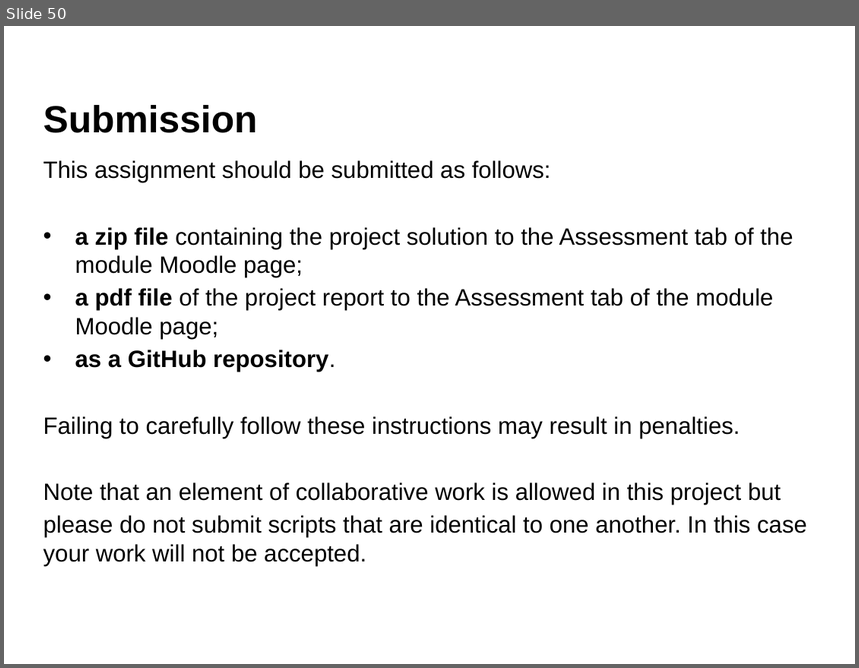
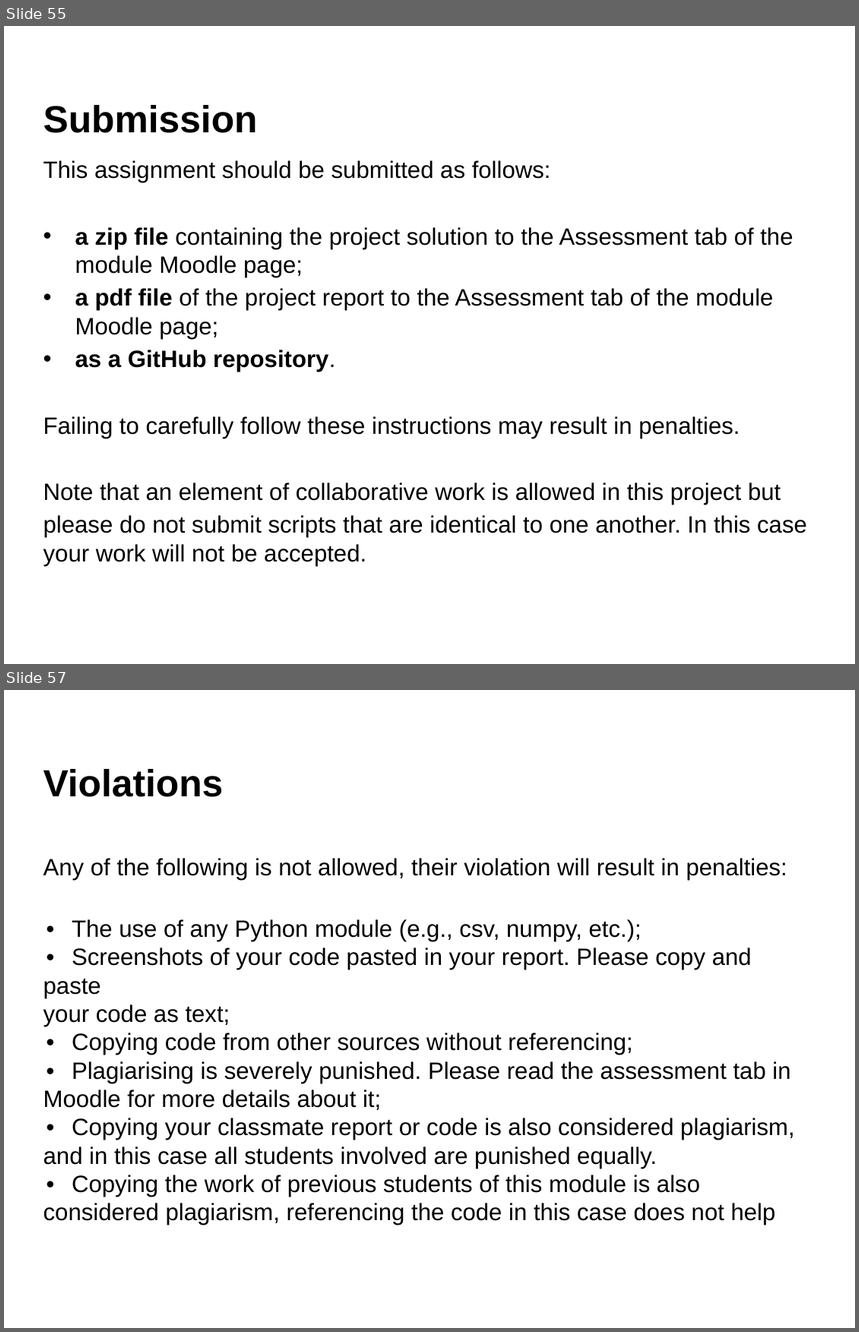
Before and after one commit to aldolipani/CEGE0096, a slide deck: 05 - Week/5 - Geometry with Python.pptx. Shown one above the other, each under a label of ours: slide 50 before the commit, slides 55 and 57 after it; the slides between them are not shown. The pictures are 859x668 and 859x1332 pixels, drawn with LibreOffice and Linux fonts; fonts in the diff are those of the drawing; background and template pictures are left out. Boxes give left, top, right and bottom in pixels: in the first picture for what was removed or moved away, otherwise in the second. Text is boxed around its words. In the diff, an @@ line names an element or a change of style, - is before the commit and + after.

```diff
--- a/05 - Week/5 - Geometry with Python.pptx
+++ b/05 - Week/5 - Geometry with Python.pptx
@@ slide 57 added at (4, 690, 855, 1328), background #FFFFFF @@
@@ title added at (44, 769, 224, 797), 32 pt, text #000000, bold @@
+Violations
@@ text added at (44, 858, 795, 1226), 20 pt, text #000000 @@
+Any of the following is not allowed, their violation will result in penalties:
+• The use of any Python module (e.g., csv, numpy, etc.);
+• Screenshots of your code pasted in your report. Please copy and paste
+your code as text;
+• Copying code from other sources without referencing;
+• Plagiarising is severely punished. Please read the assessment tab in Moodle for more details about it;
+• Copying your classmate report or code is also considered plagiarism, and in this case all students involved are punished equally.
+• Copying the work of previous students of this module is also considered plagiarism, referencing the code in this case does not help
@@ what was slide 50 is now slide 55 @@
```
Also in this commit, not shown: 14 slides changed, 5 other slides added.
